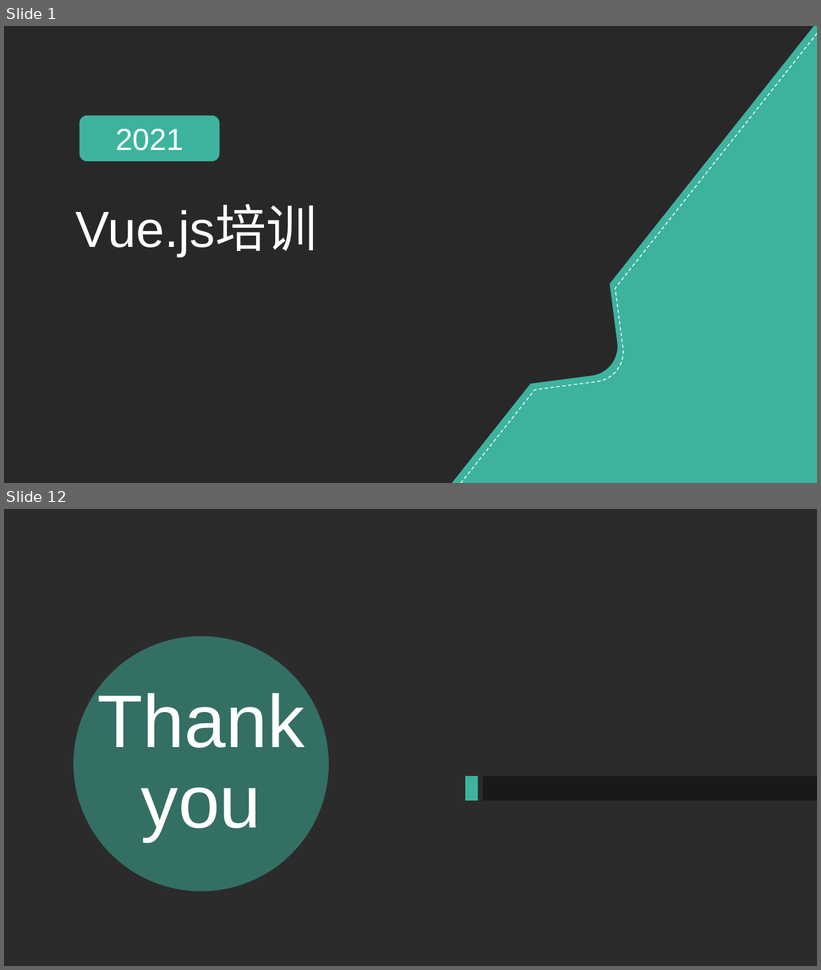
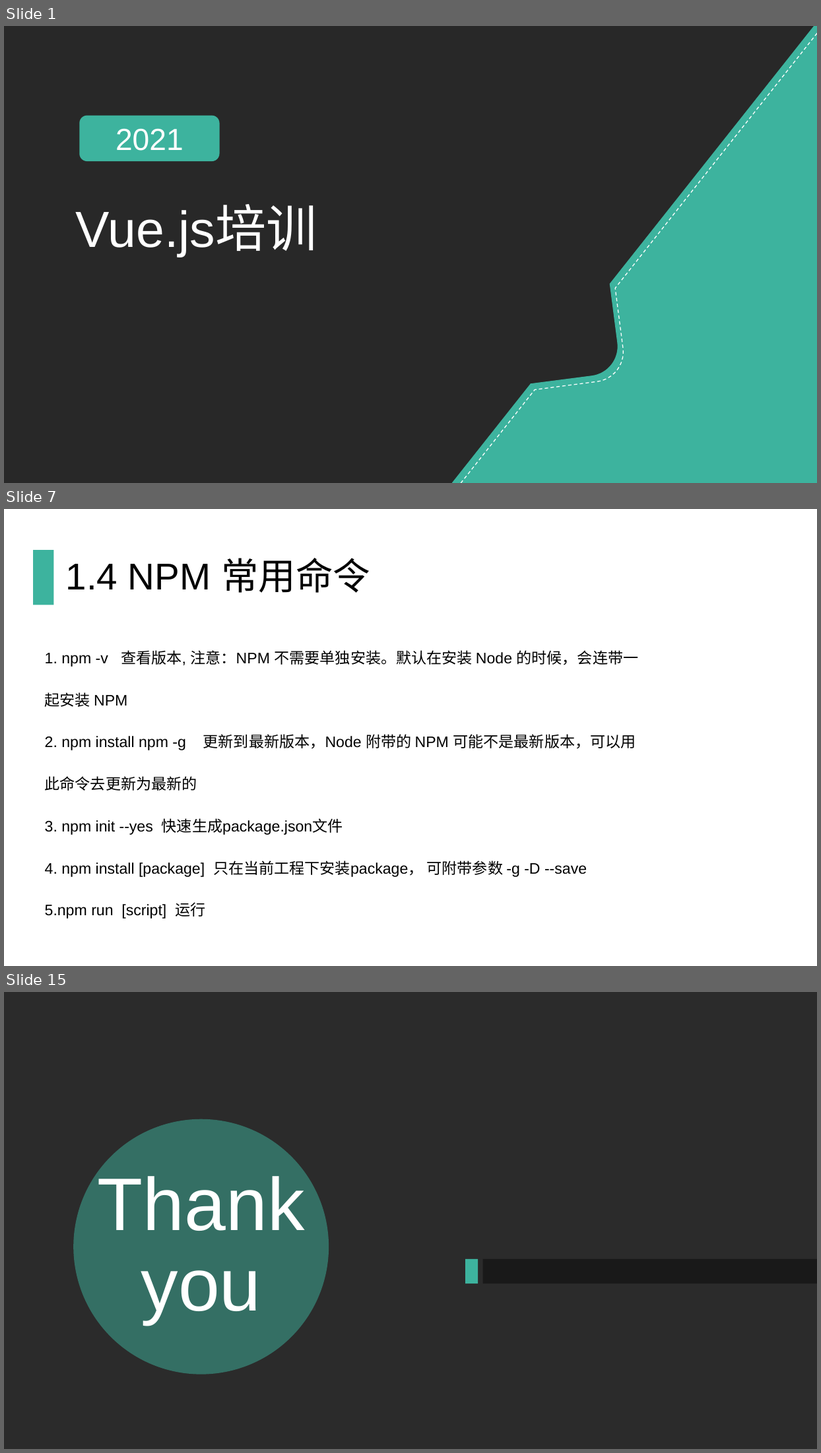
Before and after one commit to qinting513/nodejs_Vue3, a slide deck: Vue.js培训.pptx. Shown one above the other, each under a label of ours: slides 1 and 12 before the commit, slides 1, 7 and 15 after it; the slides between them are not shown. The pictures are 821x970 and 821x1453 pixels, drawn with LibreOffice and Linux fonts; fonts in the diff are those of the drawing; background and template pictures are left out; a plain dark background stands for a picture behind light text. Boxes give left, top, right and bottom in pixels: in the first picture for what was removed or moved away, otherwise in the second. Text is boxed around its words. In the diff, an @@ line names an element or a change of style, - is before the commit and + after.

```diff
--- a/Vue.js培训.pptx
+++ b/Vue.js培训.pptx
@@ slide 7 added at (4,509,817,966), background #FFFFFF @@
@@ rectangle added at (33,550,54,605), fill #3DB39E @@
@@ title added at (66,558,370,593), 44 pt, text #000000 @@
+1.4 NPM 常用命令
@@ text added at (45,650,639,919), 18 pt, text #000000 @@
+1. npm -v 查看版本, 注意：NPM 不需要单独安装。默认在安装 Node 的时候，会连带一起安装 NPM
+2. npm install npm -g 更新到最新版本，Node 附带的 NPM 可能不是最新版本，可以用此命令去更新为最新的
+3. npm init --yes 快速生成package.json文件
+4. npm install [package] 只在当前工程下安装package， 可附带参数 -g -D --save
+5.npm run [script] 运行
@@ what was slide 12 is now slide 15 @@
```
Also in this commit, not shown: 6 slides changed, 6 other slides added, 4 slides removed, 1 other file.
